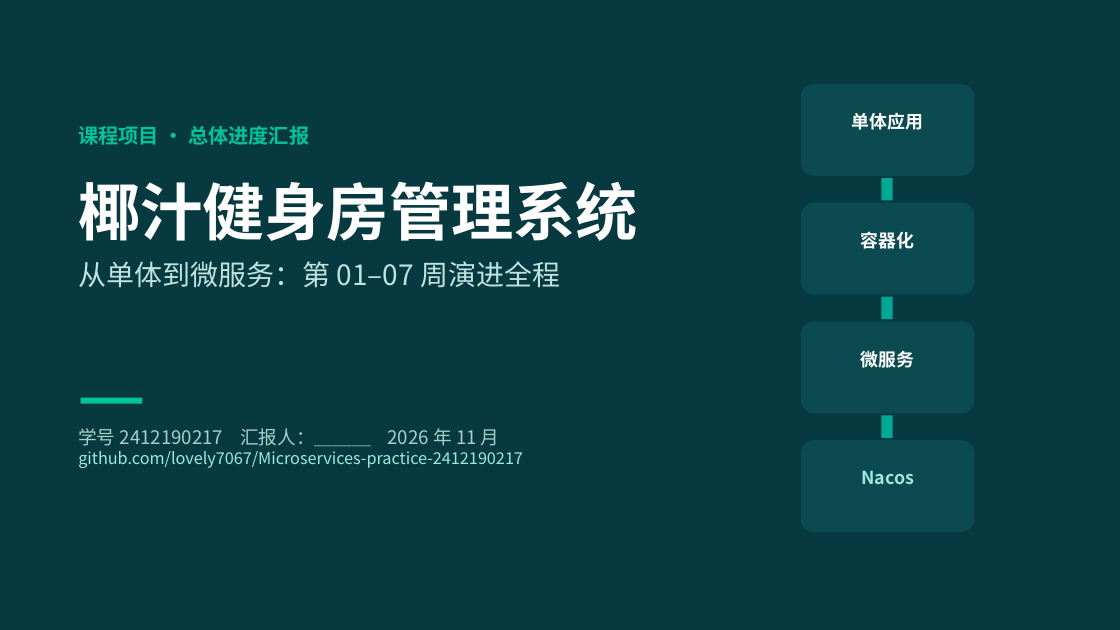
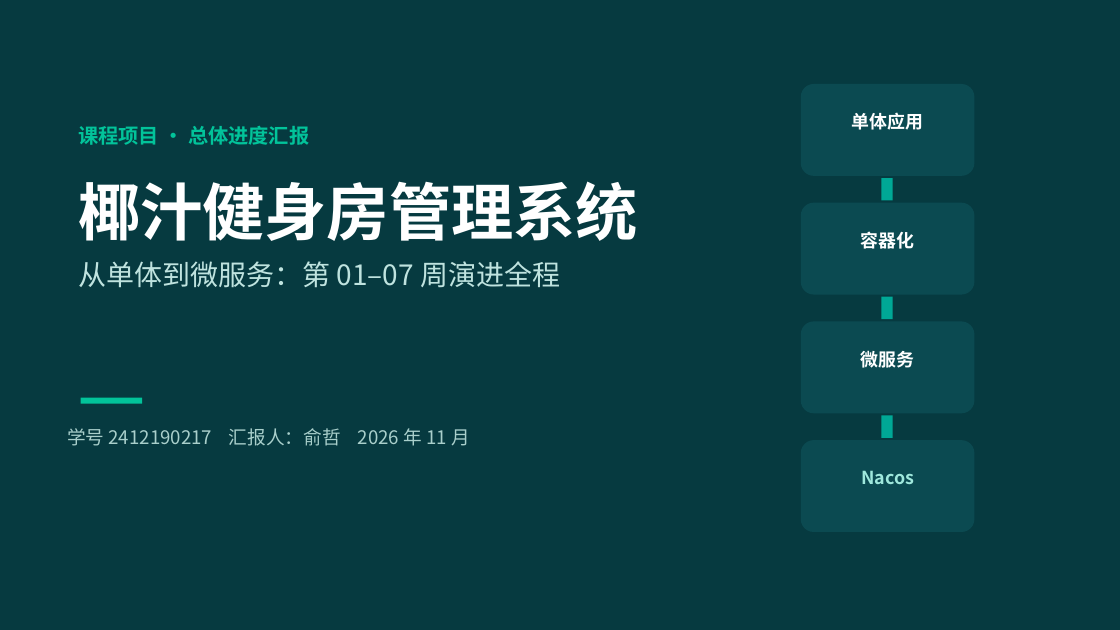
Before and after one commit to lovely7067/Microservices-practice-2412190217, a slide deck: slide 1 of docs/项目进度汇报-第01-07周.pptx. Drawn at 1120x630 pixels with LibreOffice and Linux fonts; fonts in the diff are those of the drawing. Boxes give left, top, right and bottom in pixels: in the first picture for what was removed or moved away, otherwise in the second. Text is boxed around its words. In the diff, an @@ line names an element or a change of style, - is before the commit and + after.

```diff
--- a/docs/项目进度汇报-第01-07周.pptx
+++ b/docs/项目进度汇报-第01-07周.pptx
@@ text at [67,428,470,446]: text changed; size 10.5 to 12 pt; text colour #9FE8DC to #A9CFCB @@
-学号 2412190217 汇报人：＿＿＿ 2026 年 11 月
-github.com/lovely7067/Microservices-practice-2412190217
+学号 2412190217 汇报人：俞哲 2026 年 11 月
```
Also in this commit, not shown: 26 other files.
